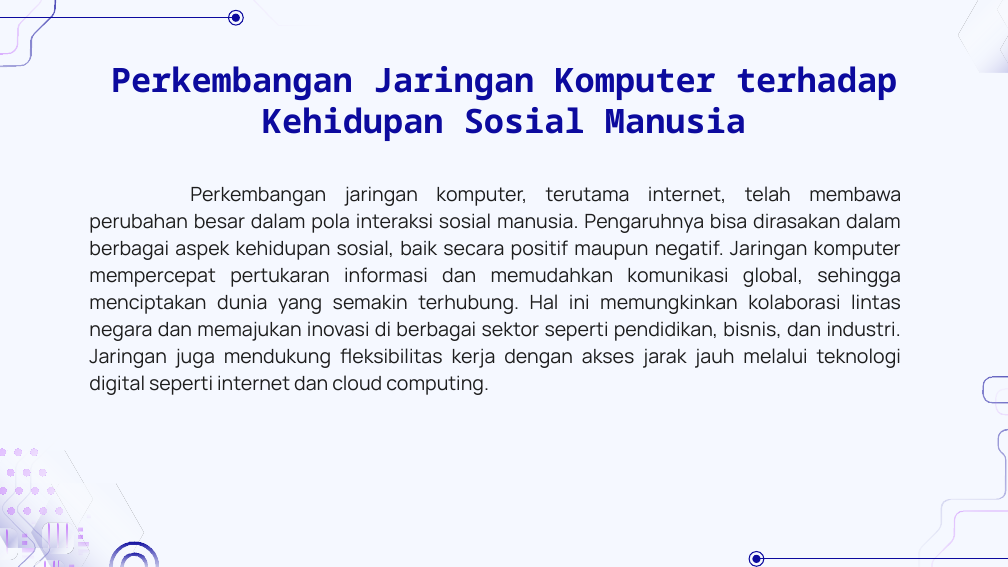
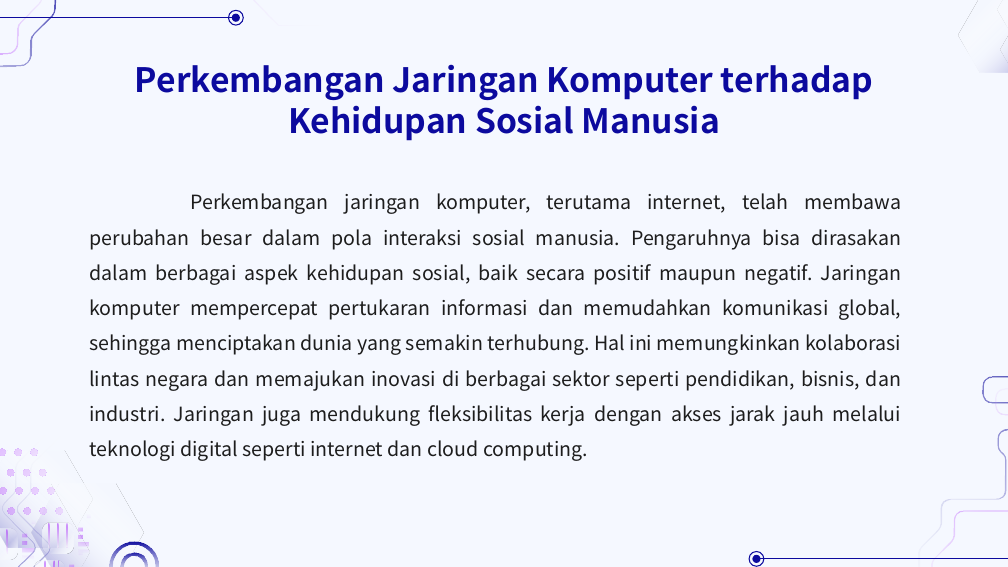
Before and after one commit to eja2003/Borneo, a slide deck: slide 9 of PPT jarkas.pptx. Drawn at 1008x567 pixels with LibreOffice and Linux fonts; fonts in the diff are those of the drawing; background and template pictures are left out. Boxes give left, top, right and bottom in pixels: in the first picture for what was removed or moved away, otherwise in the second. Text is boxed around its words. In the diff, an @@ line names an element or a change of style, - is before the commit and + after.

```diff
--- a/PPT jarkas.pptx
+++ b/PPT jarkas.pptx
@@ title "Perkembangan Jaringan Komputer terhadap Kehidupan ..." at bbox=[135, 64, 873, 141]: font Noto Sans Mono to Noto Sans CJK JP @@
@@ subtitle "Perkembangan jaringan komputer, terutama internet, ..." at bbox=[89, 193, 902, 426]: font Manrope to Noto Sans CJK JP; line spacing 1.15 to 1.5 @@
```
Also in this commit, not shown: 23 other slides changed.
